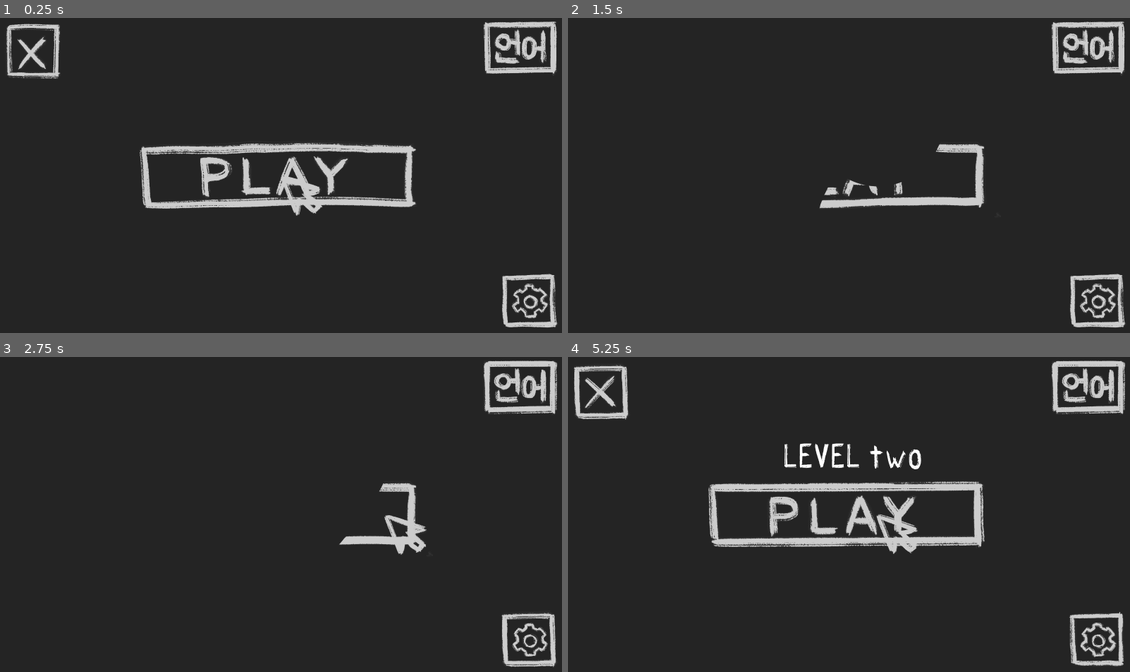
Above: before the commit, frames 1-4 (two rows, left to right).
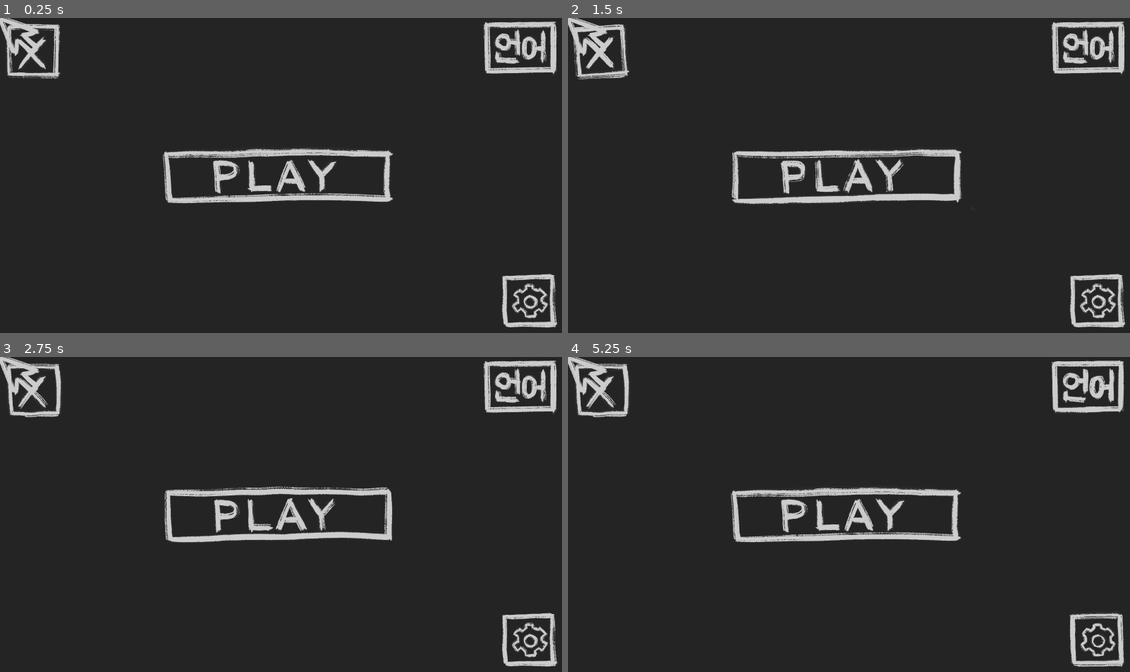
Above: after the commit, the same moments.

Repository: Floxicek/TurnMeOn-PGJ
Game: Godot game, scene res://scenes/levels/level1.tscn
The game is run twice, just before and just after one commit, with the same random seed, the same clock (stepped at 60 frames per second) and the same inputs.
Inputs (mouse positions are in pixels of both pictures, inside the frame that each line leads up to):
- Up to frame 1 (0.25 s): no input
- Up to frame 2 (1.5 s): move the mouse to (972, 159) at 0.52 s; hold D (RIGHT) 0.53-1.28 s; click (972, 159) at 0.6 s; move the mouse to (736, 191) at 1.27 s; hold S (DOWN) from 1.28 s (still down); tap K (START_KEYBOARD_CONTROL) at 1.35 s
- Up to frame 3 (2.75 s): click (168, 530) at 1.55 s; move the mouse to (337, 445) at 2.02 s; release S (DOWN) at 2.03 s; hold D (RIGHT) from 2.03 s (still down); click (337, 445) at 2.1 s
- Up to frame 4 (5.25 s): move the mouse to (820, 580) at 2.77 s; release D (RIGHT) at 2.78 s; hold W (UP) 2.78-3.53 s; click (820, 580) at 2.85 s; move the mouse to (1017, 564) at 3.52 s; hold A (LEFT) 3.53-5.03 s; tap K (START_KEYBOARD_CONTROL) at 3.6 s; click (1017, 564) at 3.8 s; move the mouse to (680, 467) at 4.27 s; click (680, 467) at 4.35 s; move the mouse to (877, 514) at 5.02 s; hold S (DOWN) from 5.03 s (still down); click (877, 514) at 5.1 s

The runs differ from the first frame. In frame 1, 5.6% of the frame differs, in the area x 0-75%, y 0-63%; in frame 2, 4.6%; in frame 3, 5.6%; in frame 4, 8.0%, in the area x 0-100%, y 0-99%.
Error after the commit: Parse Error: Identifier "b" not declared in the current scope. (res://scripts/cursor_object_script.gd:61)

Commit message:
Better check for button

Diff:
--- a/scripts/cursor_object_script.gd
+++ b/scripts/cursor_object_script.gd
@@ -54,12 +54,12 @@
 		stop_controlling_mouse_with_keyboard() if is_keyboard_mode else start_controlling_mouse_with_keyboard()
 	elif event.is_action("click"):
 		for b in buttons:
-			if b.is_in_group("Button"):
 				b.pressed.emit()
 				#current_button.push(test_func)
 
 func _on_area_entered(area: Area2D) -> void:
-	buttons.append(area)
+	if b.is_in_group("Button"):
+		buttons.append(area)
 
 
 func _on_area_exited(area: Area2D) -> void:
